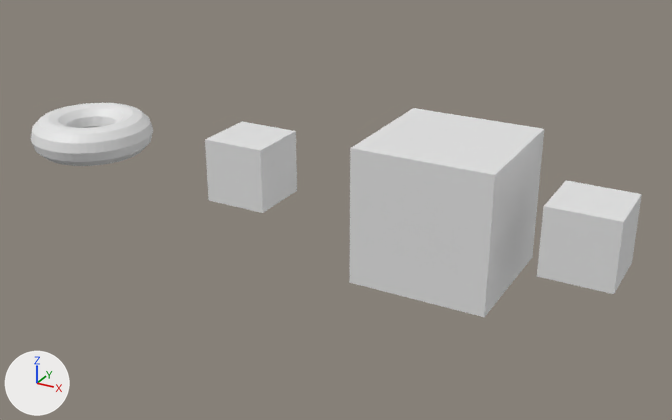
An edit to the Blender file btg_entity_importer/demo/Bleder/demo_scene.blend, drawn before and after from the same camera.
Rendered twice from a camera (50 mm lens) standing at (16.83, -22.47, 10.37) and looking at (4.33, 0.25, -0.99). The axes (+X, +Y, +Z) are drawn at lower left. The lights are the same throughout.

Before the edit, the objects in view are built like this:
```python
me_torus = bpy.data.meshes.new('Torus')
me_torus.from_pydata(...)  # a torus around z (ring radius 1.4, tube radius 0.63) spanning x -2.03..2.03, y -2.03..2.03, z -0.63..0.63
ob_area3d = bpy.data.objects.new('Area3D', None)
ob_area3d.location = (8.0, 0.0, 0.0)
ob_area3d.scale = (2.0, 2.0, 2.0)
ob_assetlibdemo_001 = bpy.data.objects.new('AssetLibDemo.001', None)
ob_assetlibdemo_001.location = (12.0, 0.0, 0.0)
ob_assetlibdemo_001.scale = (1.19, 1.19, 1.19)
ob_btgmeshexample = bpy.data.objects.new('BTGMeshExample', me_torus)
ob_btgmeshexample.location = (-5.0, 0.0, 0.0)
# also in view: 'PrimitiveCollisionShape' at (8.0, 0.0, 0.0); 'Cube.001' at (12.0, 0.0, 0.0); 'Cube-col' at (1.5, 0.0, 0.0)
```
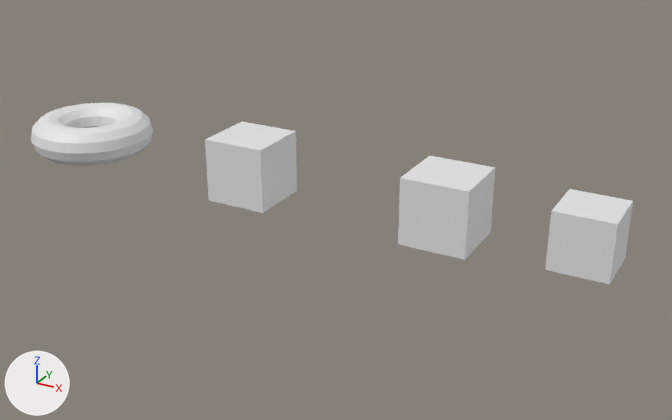
Commit message: fixed scale issue in demo scene

ob_area3d is not drawn itself; it is the parent of ob_primitivecollisionshape.
ob_assetlibdemo_001 is not drawn itself; it is the parent of ob_cube_001, ob_btgexampleclass_001.

Where the newer file only moved an object's origin or applied its transform, the numbers keep the older frame.

Where the change shows, as pixel boxes (x1, y1, x2, y2) in the pictures (672 x 420 px):
'PrimitiveCollisionShape', reshaped (50% narrower, 50% shorter)
    before: (349, 108, 544, 317)
    after: (398, 156, 495, 260)
'Cube.001', rescaled (16% narrower, 17% shorter)
    before: (537, 180, 642, 294)
    after: (545, 189, 633, 284)

What changed in the scene script:
```text
Change ob_area3d:
    ob_area3d.scale: (2.0, 2.0, 2.0) -> (1.0, 1.0, 1.0)
Change ob_assetlibdemo_001:
    ob_assetlibdemo_001.scale: (1.19, 1.19, 1.19) -> (1.0, 1.0, 1.0)
```
